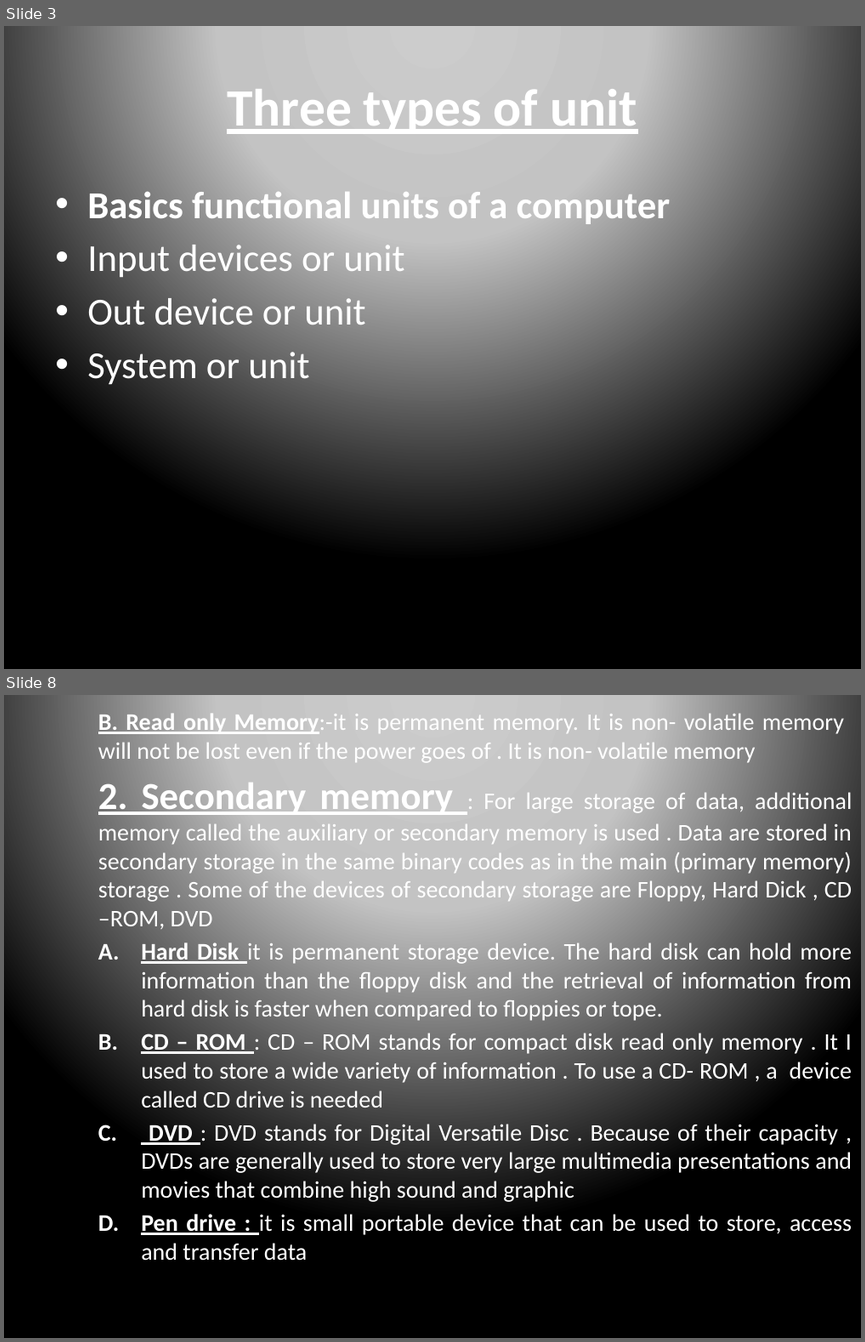
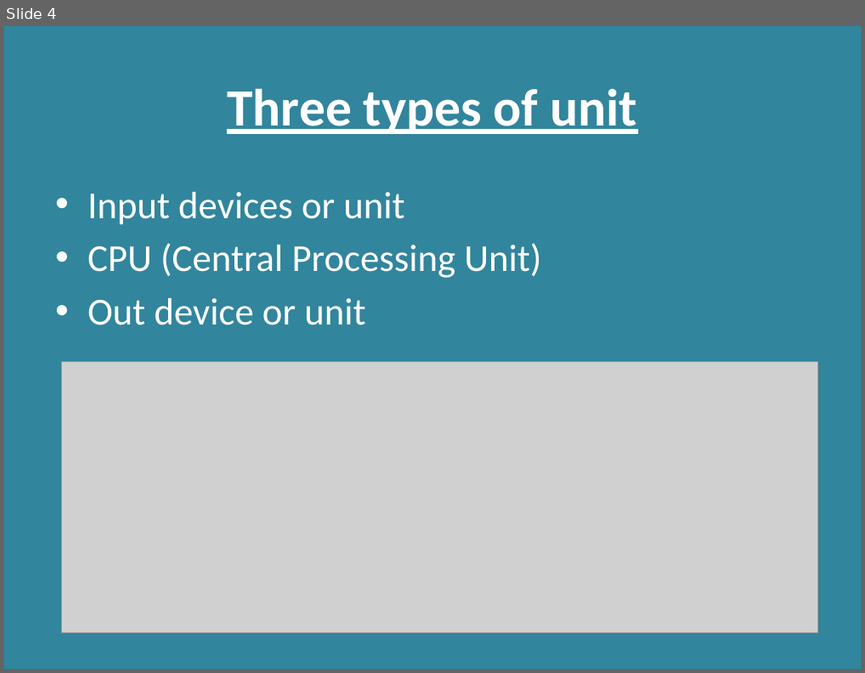
Before and after one commit to RashmivernekarN/keonics, a slide deck: Basics of computer/basic.pptx. Shown one above the other, each under a label of ours: slides 3 and 8 before the commit, slide 4 after it; the slides between them are not shown. The pictures are 865x1342 and 865x673 pixels, drawn with LibreOffice and Linux fonts; fonts in the diff are those of the drawing; grey boxes stand for pictures. Boxes give left, top, right and bottom in pixels: in the first picture for what was removed or moved away, otherwise in the second. Text is boxed around its words. In the diff, an @@ line names an element or a change of style, - is before the commit and + after.

```diff
--- a/Basics of computer/basic.pptx
+++ b/Basics of computer/basic.pptx
@@ slide 8 removed at <box>4,695,861,1338</box>, background gradient #CCCCCC to #C4C4C4 to #000000 @@
@@ text removed at <box>98,713,851,1260</box> @@
-          B. Read only Memory:-it is permanent memory. It is non- volatile memory will not be lost even if the power goes of . It is non- volatile memory
-          2. Secondary memory : For large storage of data, additional memory called the auxiliary or secondary memory is used . Data are stored in secondary storage in the same binary codes as in the main (primary memory) storage . Some of the devices of secondary storage are Floppy, Hard Dick , CD –ROM, DVD
-          A. Hard Disk it is permanent storage device. The hard disk can hold more information than the floppy disk and the retrieval of information from hard disk is faster when compared to floppies or tope.
-          B. CD – ROM : CD – ROM stands for compact disk read only memory . It I used to store a wide variety of information . To use a CD- ROM , a device called CD drive is needed
-          C. DVD : DVD stands for Digital Versatile Disc . Because of their capacity , DVDs are generally used to store very large multimedia presentations and movies that combine high sound and graphic
-          D. Pen drive : it is small portable device that can be used to store, access and transfer data
@@ what was slide 3 is now slide 4 @@
@@ slide 4 changed as well @@
@@ background gradient #CCCCCC to #C4C4C4 to #000000 to #31859C @@
@@ text at <box>87,191,670,228</box>: paragraph removed @@
-• Basics functional units of a computer
@@ text at <box>87,243,541,278</box>: paragraph added @@
+• CPU (Central Processing Unit)
@@ text at <box>87,352,309,384</box>: paragraph removed @@
-• System or unit
@@ picture added at <box>62,362,818,633</box> @@
```
Also in this commit, not shown: 4 other slides changed, 17 slides added, 9 other slides removed, 9 other files.
